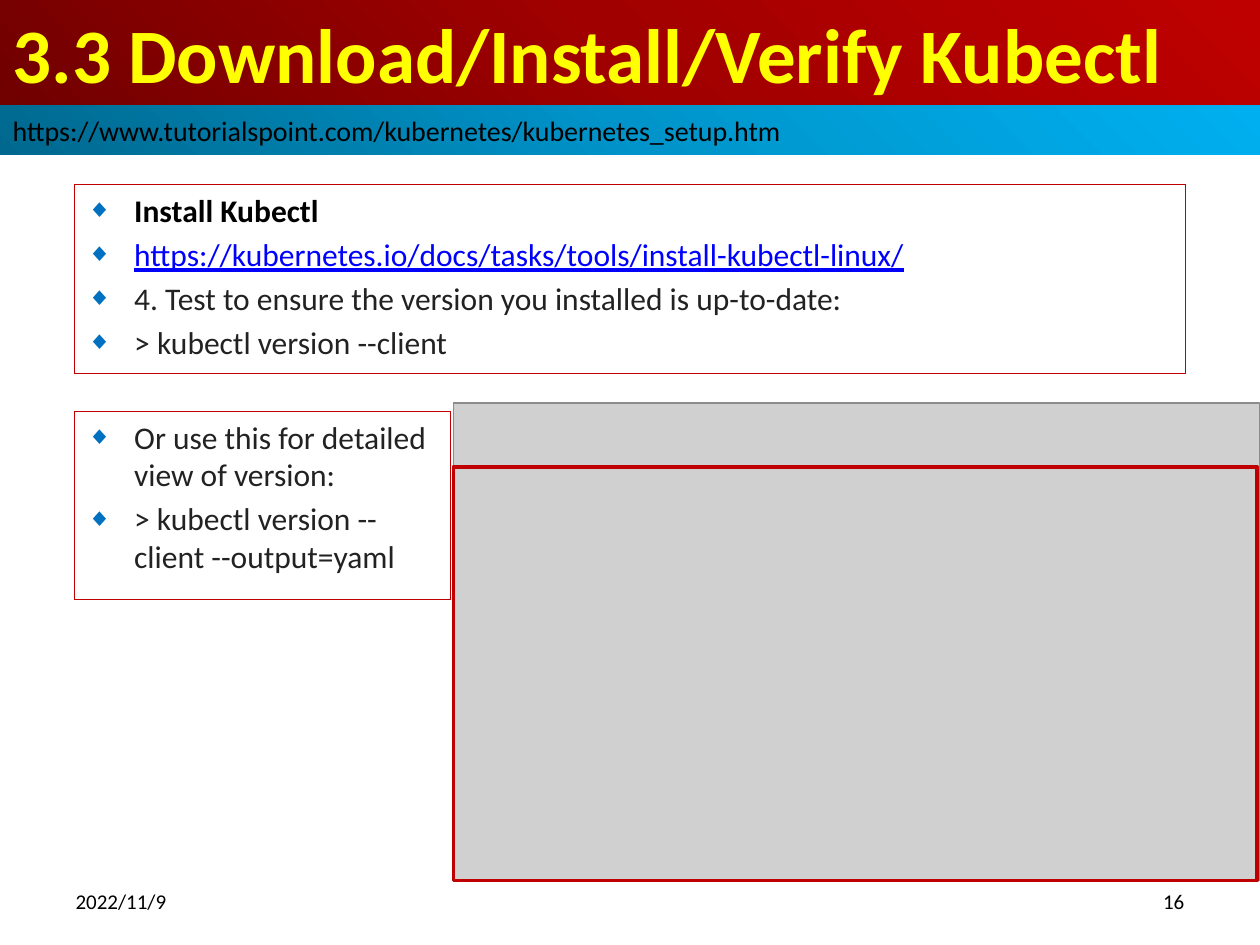
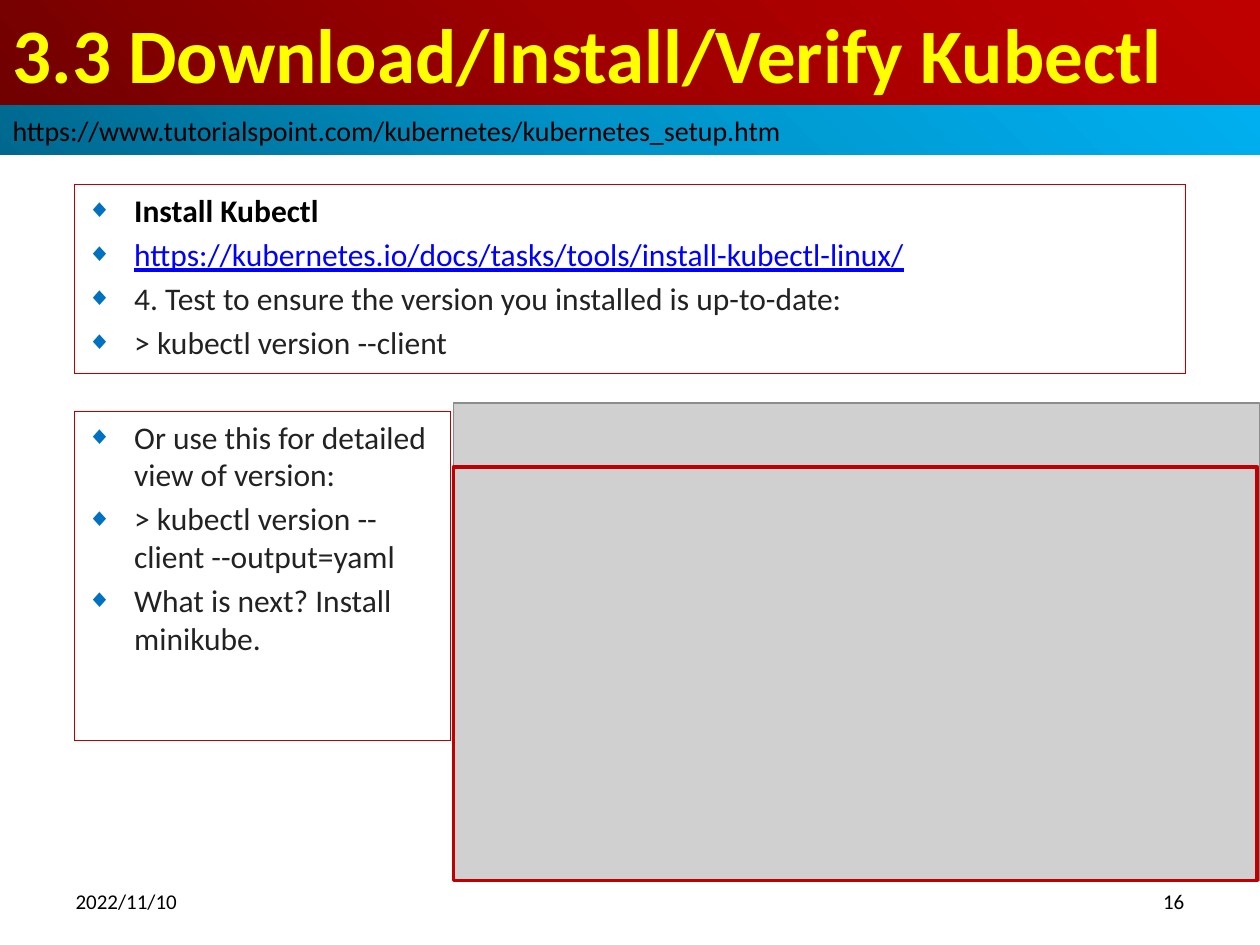
Before and after one commit to peterhchen/910_Kubernetes_TP_IO, a slide deck: slide 16 of 004_KubernetesSetup.pptx. Drawn at 1260x945 pixels with LibreOffice and Linux fonts; fonts in the diff are those of the drawing; grey boxes stand for pictures. Boxes give left, top, right and bottom in pixels: in the first picture for what was removed or moved away, otherwise in the second. Text is boxed around its words. In the diff, an @@ line names an element or a change of style, - is before the commit and + after.

```diff
--- a/004_KubernetesSetup.pptx
+++ b/004_KubernetesSetup.pptx
@@ rectangle "Or use this for detailed ...": place and size @@
-rectangle "Or use this for detailed ..." at <box>74,411,451,600</box>
+rectangle "Or use this for detailed ..." at <box>74,411,451,740</box>
@@ text in rectangle at <box>134,590,391,651</box>: paragraph added @@
+◆ What is next? Install minikube.
@@ text at <box>76,894,177,910</box>: text changed @@
-2022/11/9
+2022/11/10
```
Also in this commit, not shown: 16 other slides changed, 24 slides added.
